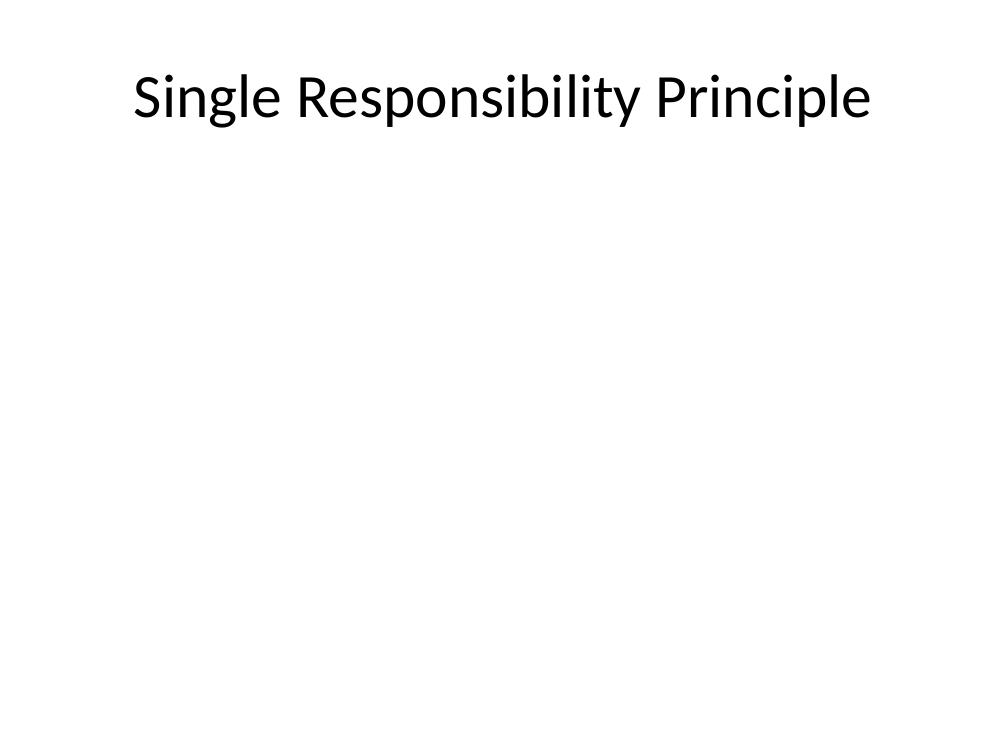
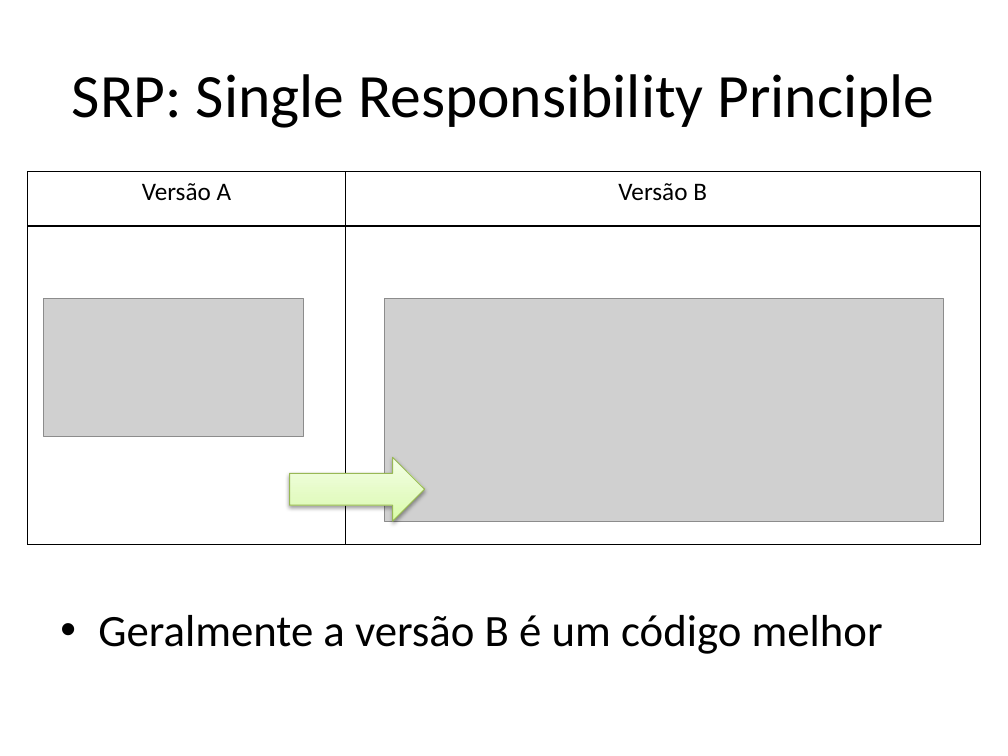
Before and after one commit to ivanpaulovich/event-sourcing-jambo, a slide deck: slide 14 of docs/Princípios SOLID usando .NET Core e Visual Studio 2017.pptx (slide 12 before the commit). Drawn at 1008x756 pixels with LibreOffice and Linux fonts; fonts in the diff are those of the drawing; grey boxes stand for pictures. Boxes give left, top, right and bottom in pixels: in the first picture for what was removed or moved away, otherwise in the second. Text is boxed around its words. In the diff, an @@ line names an element or a change of style, - is before the commit and + after.

```diff
--- a/docs/Princípios SOLID usando .NET Core e Visual Studio 2017.pptx
+++ b/docs/Princípios SOLID usando .NET Core e Visual Studio 2017.pptx
@@ title at (x1=72, y1=74, x2=935, y2=128): text changed @@
-Single Responsibility Principle
+SRP: Single Responsibility Principle
@@ table added at (x1=28, y1=171, x2=981, y2=544), 2 rows, 2 columns @@
+Versão A | Versão B
+ | 
@@ picture added at (x1=43, y1=298, x2=303, y2=435) @@
@@ picture added at (x1=385, y1=298, x2=943, y2=521) @@
@@ right arrow added at (x1=289, y1=458, x2=424, y2=521), fill gradient #DAFDA7 to #E4FCC2 to #F5FFE7, outline #98B955 0.75 pt @@
@@ text added at (x1=98, y1=615, x2=883, y2=654), 32 pt, text #000000 @@
+• Geralmente a versão B é um código melhor
```
Also in this commit, not shown: 6 other slides changed, 6 slides added, 2 other files.
